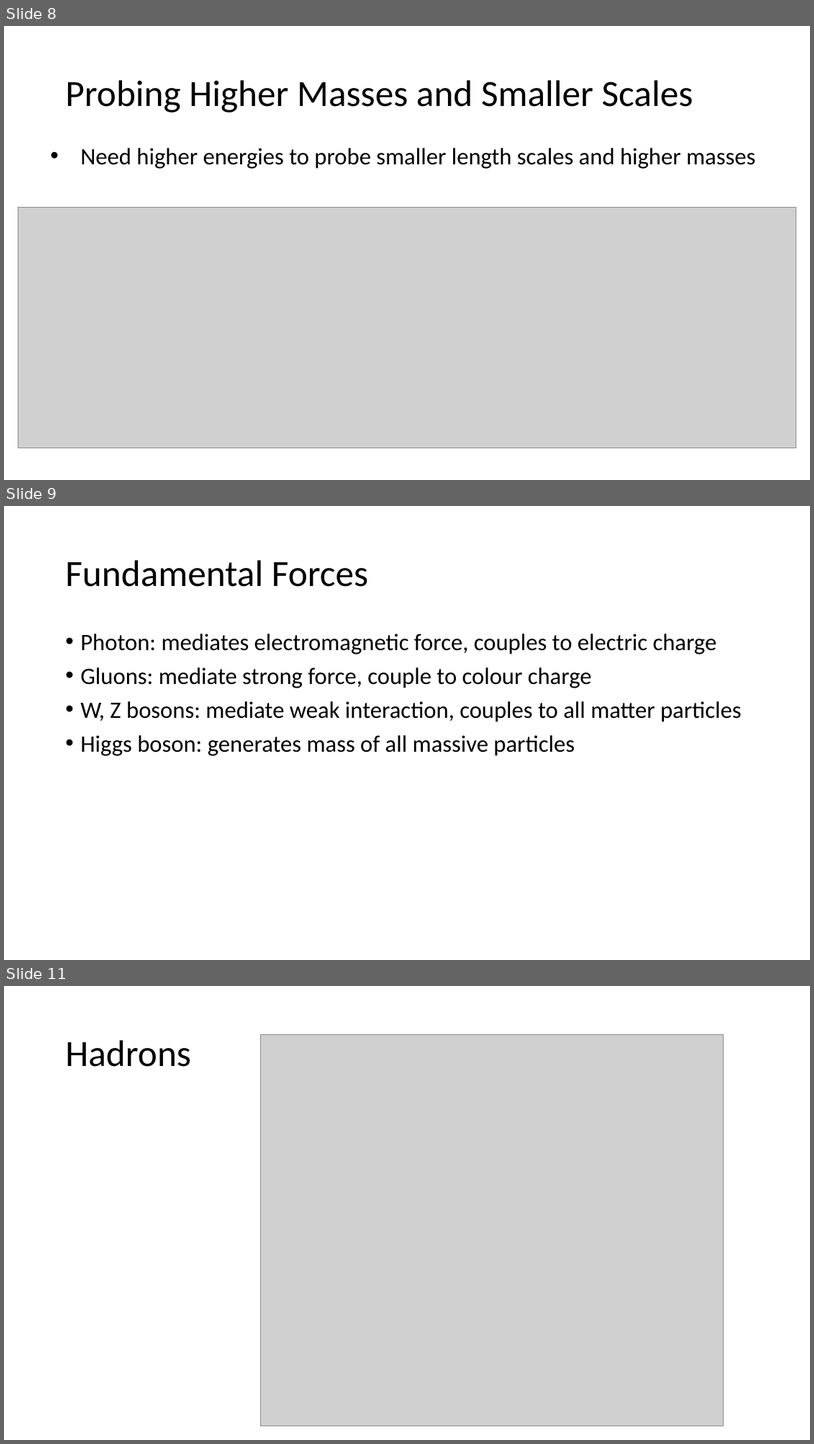
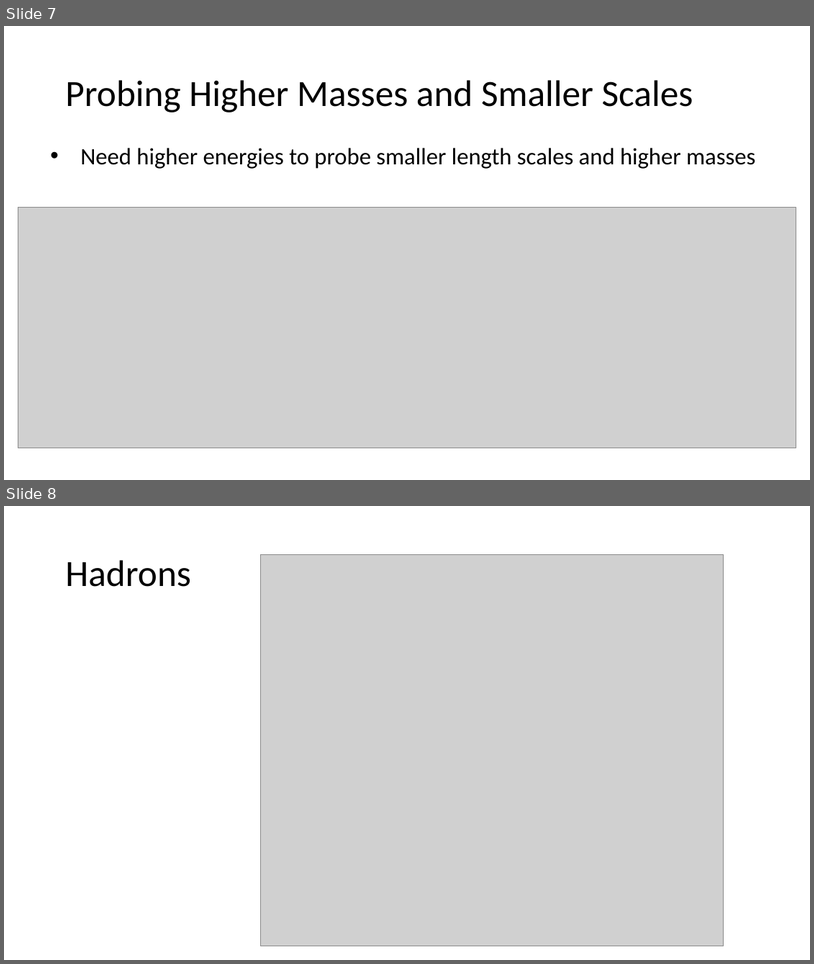
Before and after one commit to mitlabence/Lab18, a slide deck: Presentation/E212.pptx. Shown one above the other, each under a label of ours: slides 8, 9 and 11 before the commit, slides 7 and 8 after it; the slides between them are not shown. The pictures are 814x1444 and 814x964 pixels, drawn with LibreOffice and Linux fonts; fonts in the diff are those of the drawing; grey boxes stand for pictures. Boxes give left, top, right and bottom in pixels: in the first picture for what was removed or moved away, otherwise in the second. Text is boxed around its words. In the diff, an @@ line names an element or a change of style, - is before the commit and + after.

```diff
--- a/Presentation/E212.pptx
+++ b/Presentation/E212.pptx
@@ slide 9 removed at (x1=4, y1=506, x2=810, y2=960), background #FFFFFF @@
@@ title removed at (x1=65, y1=560, x2=368, y2=587) @@
-Fundamental Forces
@@ text removed at (x1=80, y1=633, x2=742, y2=756) @@
-• Photon: mediates electromagnetic force, couples to electric charge
-• Gluons: mediate strong force, couple to colour charge
-• W, Z bosons: mediate weak interaction, couples to all matter particles
-• Higgs boson: generates mass of all massive particles
@@ what was slide 8 is now slide 7 @@
@@ what was slide 11 is now slide 8 @@
```
Also in this commit, not shown: 5 slides changed, 2 slides added, 6 other slides removed.
